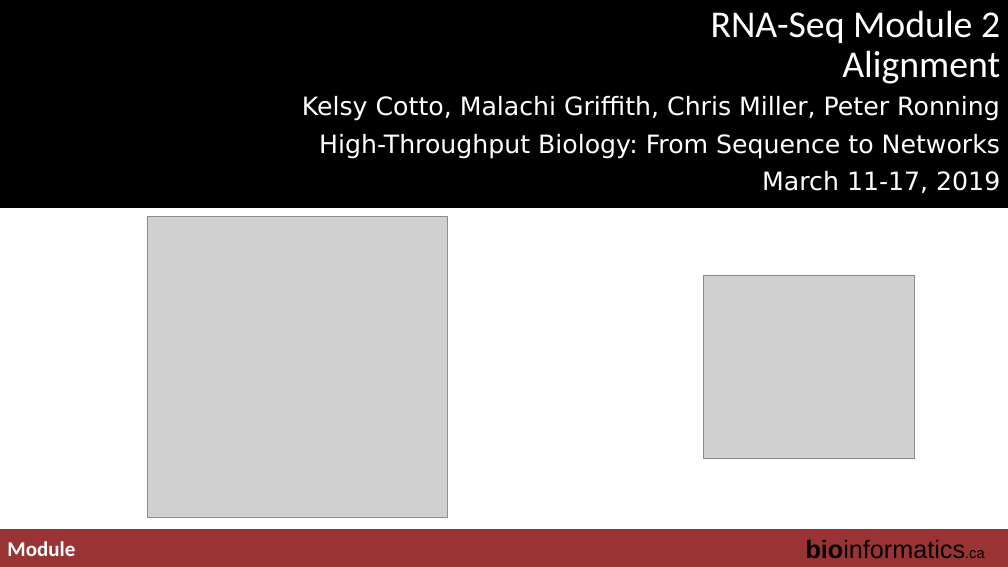
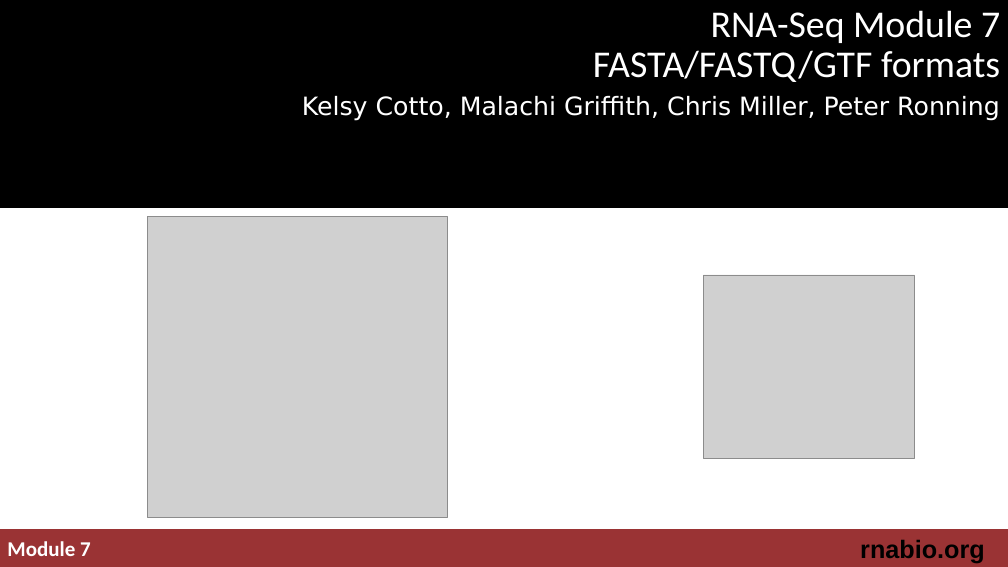
Before and after one commit to griffithlab/rnabio.org, a slide deck: slide 1 of assets/lectures/cbw-cshl/2019/mini/RNASeq_MiniLecture_07_FASTA_FASTQ_GTF.pptx (slide 3 before the commit). Drawn at 1008x567 pixels with LibreOffice and Linux fonts; fonts in the diff are those of the drawing; grey boxes stand for pictures; background and template pictures are left out. Boxes give left, top, right and bottom in pixels: in the first picture for what was removed or moved away, otherwise in the second. Text is boxed around its words. In the diff, an @@ line names an element or a change of style, - is before the commit and + after.

```diff
--- a/assets/lectures/cbw-cshl/2019/mini/RNASeq_MiniLecture_07_FASTA_FASTQ_GTF.pptx
+++ b/assets/lectures/cbw-cshl/2019/mini/RNASeq_MiniLecture_07_FASTA_FASTQ_GTF.pptx
@@ title at [593,10,1000,82]: text changed @@
-RNA-Seq Module 2
-Alignment
+RNA-Seq Module 7
+FASTA/FASTQ/GTF formats
@@ subtitle at [319,134,1000,193]: paragraphs removed @@
-High-Throughput Biology: From Sequence to Networks
-March 11-17, 2019
@@ text at [860,539,985,563]: text changed; bold on @@
-bioinformatics.ca
+rnabio.org
@@ text at [7,541,91,556]: text changed @@
-Module
+Module 7
```
Also in this commit, not shown: 2 slides removed, 6 other files.
